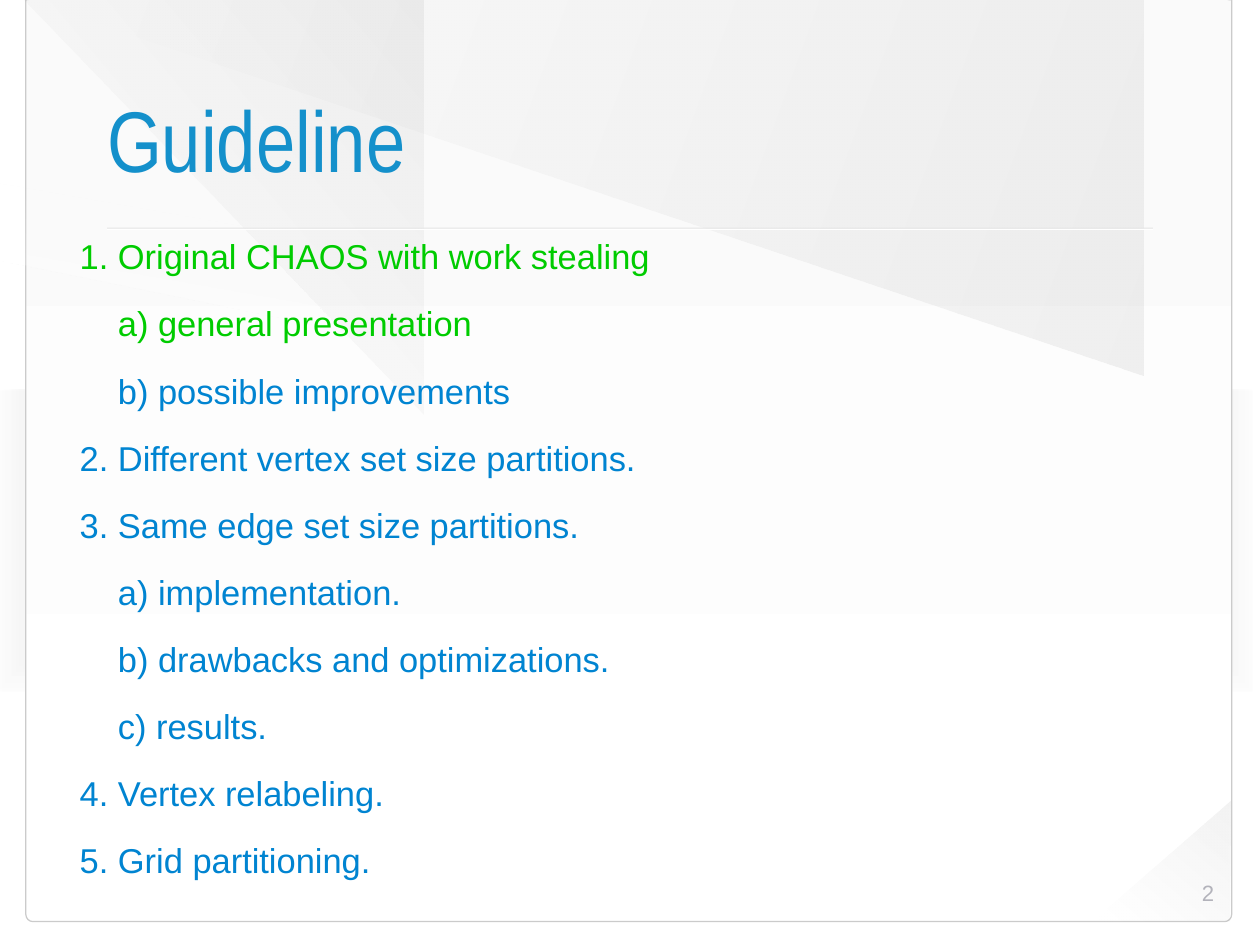
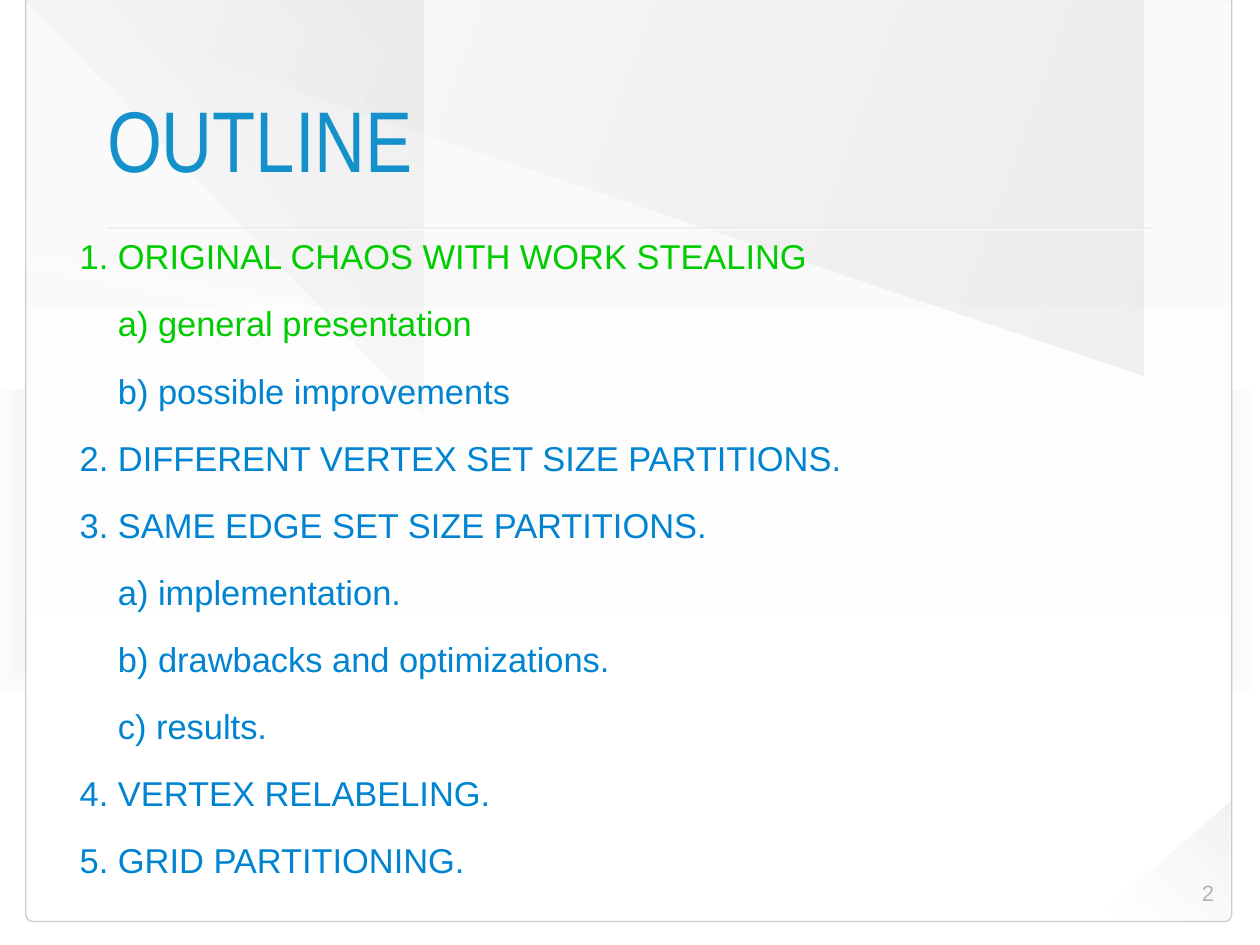
Before and after one commit to HaprianVlad/chaos, a slide deck: slide 2 of presentation.odp. Drawn at 1260x945 pixels with LibreOffice and Linux fonts; fonts in the diff are those of the drawing; background and template pictures are left out. Boxes give left, top, right and bottom in pixels: in the first picture for what was removed or moved away, otherwise in the second. Text is boxed around its words. In the diff, an @@ line names an element or a change of style, - is before the commit and + after.

```diff
--- a/presentation.odp
+++ b/presentation.odp
@@ title at box(107, 112, 413, 173): text changed @@
-Guideline
+OUTLINE
@@ text at box(80, 245, 807, 270): text changed @@
-1. Original CHAOS with work stealing
+1. ORIGINAL CHAOS WITH WORK STEALING
@@ text at box(80, 447, 841, 539): text changed @@
-2. Different vertex set size partitions.
-3. Same edge set size partitions.
+2. DIFFERENT VERTEX SET SIZE PARTITIONS.
+3. SAME EDGE SET SIZE PARTITIONS.
@@ text at box(80, 782, 491, 874): text changed @@
-4. Vertex relabeling.
-5. Grid partitioning.
+4. VERTEX RELABELING.
+5. GRID PARTITIONING.
```
Also in this commit, not shown: 3 other slides changed, 3 other files.
